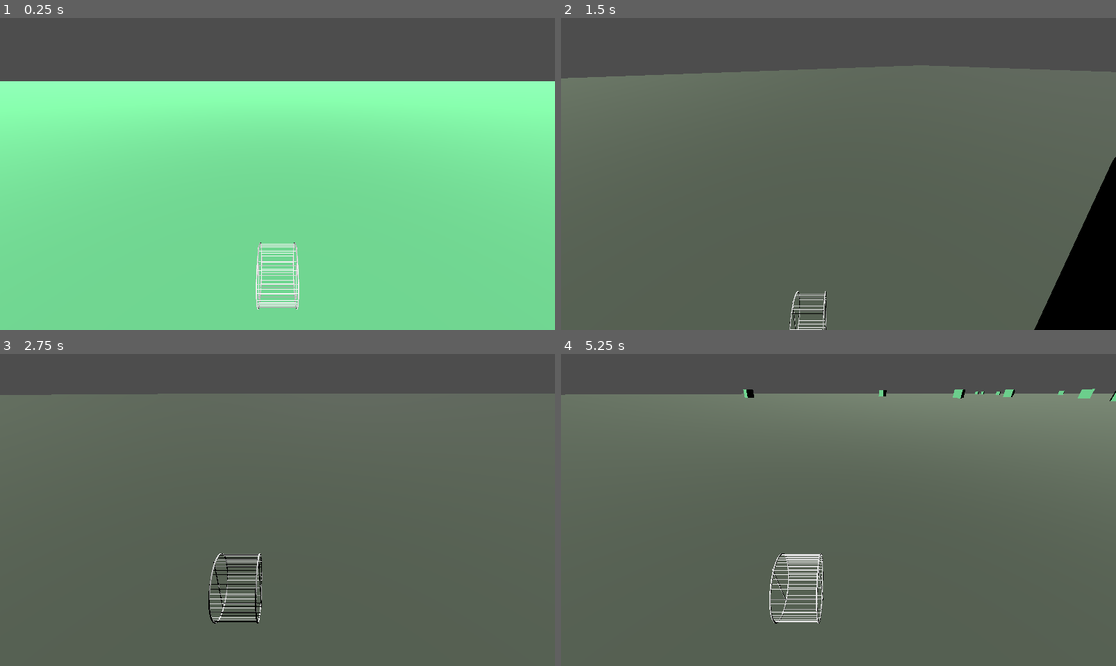
Above: before the commit, frames 1-4 (two rows, left to right).
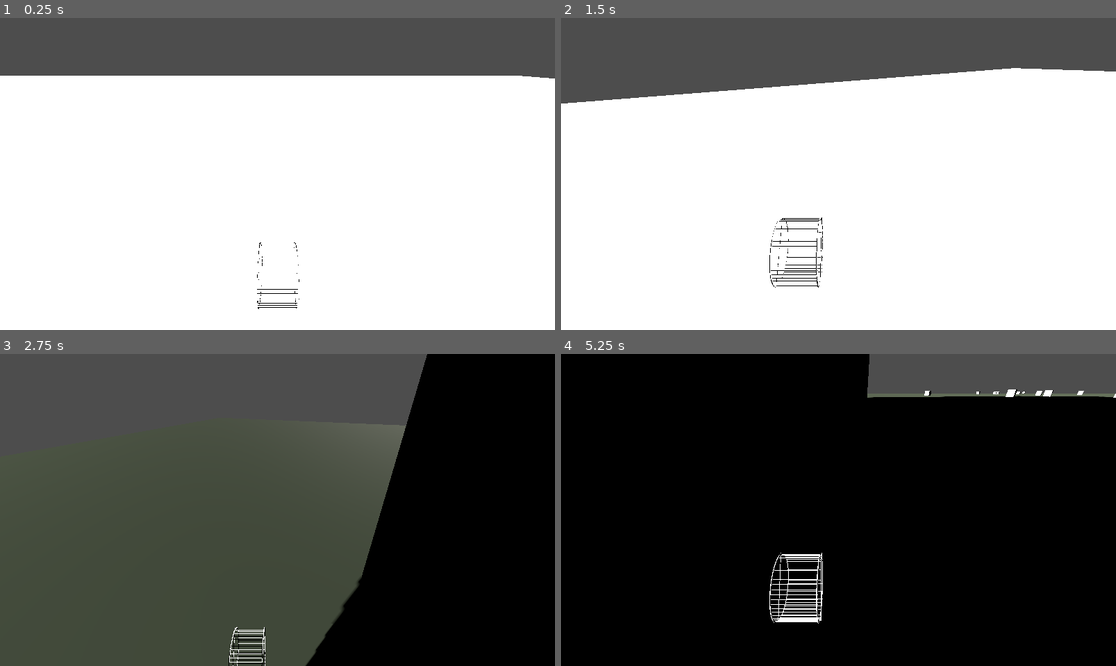
Above: after the commit, the same moments.

Repository: MlSHl/very-serious-gamejam
Game: Godot game, scene res://scenes/main.tscn
Same seed, same stepped clock (60 frames per second), same inputs: the game is played once before the commit and once after it.
Inputs:
- Up to frame 1 (0.25 s): no input
- Up to frame 2 (1.5 s): hold D (right) 0.53-1.28 s; hold A (left) from 1.28 s (still down)
- Up to frame 3 (2.75 s): release A (left) at 2.03 s; hold D (right) from 2.03 s (still down)
- Up to frame 4 (5.25 s): release D (right) at 3.53 s; hold A (left) from 3.53 s (still down)

The runs differ from the first frame. In frame 1, 81% of the frame differs, in the area x 0-100%, y 18-100%; in frame 2, 83%; in frame 3, 69%; in frame 4, 94%, in the area x 0-100%, y 0-100%.

Commit message:
Added cellshading shader with modifiable parameter for threshold

Diff:
--- a/scenes/cuberd.tscn
+++ b/scenes/cuberd.tscn
@@ -1,11 +1,16 @@
 [gd_scene format=3 uid="uid://dx3nhy6fwqfmr"]
+
+[ext_resource type="Shader" uid="uid://kwhwhvy2mrjf" path="res://shaders/cellshader.gdshader" id="1_n6m1a"]
 
 [sub_resource type="BoxShape3D" id="BoxShape3D_fvywy"]
 
 [sub_resource type="BoxMesh" id="BoxMesh_4gydr"]
 
-[sub_resource type="StandardMaterial3D" id="StandardMaterial3D_h6r57"]
-albedo_color = Color(0.49362105, 0.95354456, 0.6431106, 1)
+[sub_resource type="ShaderMaterial" id="ShaderMaterial_4gydr"]
+render_priority = 0
+shader = ExtResource("1_n6m1a")
+shader_parameter/shadow_color = Color(0, 0, 0, 1)
+shader_parameter/threshold = 0.01
 
 [node name="StaticBody3D" type="StaticBody3D" unique_id=282728119]
 
@@ -14,4 +19,4 @@
 
 [node name="MeshInstance3D" type="MeshInstance3D" parent="." unique_id=1988521198]
 mesh = SubResource("BoxMesh_4gydr")
-surface_material_override/0 = SubResource("StandardMaterial3D_h6r57")
+surface_material_override/0 = SubResource("ShaderMaterial_4gydr")
--- a/scenes/main.tscn
+++ b/scenes/main.tscn
@@ -30,7 +30,9 @@
 shape = SubResource("WorldBoundaryShape3D_o5qli")
 
 [node name="DirectionalLight3D" type="DirectionalLight3D" parent="." unique_id=504661164]
-transform = Transform3D(0.8071355, -0.5903662, 0, 0.40079397, 0.5479566, 0.7342396, -0.43347022, -0.59263086, 0.67889047, 0, 3.945864, 0)
+transform = Transform3D(0.32077828, -0.88890374, -0.3270346, 0.9051622, 0.18603277, 0.38219532, -0.2788958, -0.41861925, 0.8642773, -17.268442, 35.494774, 42.325867)
+light_color = Color(1, 1, 0.9372549, 1)
+shadow_enabled = true
 
 [node name="StaticBody3D2" parent="." unique_id=282728119 instance=ExtResource("2_0wfyh")]
 transform = Transform3D(1, 0, 0, 0, 1, 0, 0, 0, 1, 9, 0.5, -13)
--- a/scenes/player.tscn
+++ b/scenes/player.tscn
@@ -2,13 +2,61 @@
 
 [ext_resource type="Script" uid="uid://igmce3ebiefd" path="res://scripts/player.gd" id="1_3vyb7"]
 [ext_resource type="PackedScene" uid="uid://cc4kg56lpu271" path="res://assets/models/hamster_wheel_v0.3.glb" id="2_g2els"]
+[ext_resource type="Shader" uid="uid://kwhwhvy2mrjf" path="res://shaders/cellshader.gdshader" id="3_qhqgy"]
 
 [sub_resource type="CylinderShape3D" id="CylinderShape3D_qhqgy"]
-height = 0.1
+height = 0.125
 radius = 0.1
 
+[sub_resource type="ShaderMaterial" id="ShaderMaterial_dqkch"]
+render_priority = 0
+shader = ExtResource("3_qhqgy")
+shader_parameter/shadow_color = Color(0, 0, 0, 1)
+shader_parameter/threshold = 0.01
+
+[sub_resource type="ShaderMaterial" id="ShaderMaterial_qlg0r"]
+render_priority = 0
+shader = ExtResource("3_qhqgy")
+shader_parameter/shadow_color = Color(0, 0, 0, 1)
+shader_parameter/threshold = 0.01
+
+[sub_resource type="ShaderMaterial" id="ShaderMaterial_tuyoq"]
+render_priority = 0
+shader = ExtResource("3_qhqgy")
+shader_parameter/shadow_color = Color(0, 0, 0, 1)
+shader_parameter/threshold = 0.01
+
+[sub_resource type="ShaderMaterial" id="ShaderMaterial_fjrip"]
+render_priority = 0
+shader = ExtResource("3_qhqgy")
+shader_parameter/shadow_color = Color(0, 0, 0, 1)
+shader_parameter/threshold = 0.01
+
+[sub_resource type="ShaderMaterial" id="ShaderMaterial_smehm"]
+render_priority = 0
+shader = ExtResource("3_qhqgy")
+shader_parameter/shadow_color = Color(0, 0, 0, 1)
+shader_parameter/threshold = 0.01
+
+[sub_resource type="ShaderMaterial" id="ShaderMaterial_ur7pv"]
+render_priority = 0
+shader = ExtResource("3_qhqgy")
+shader_parameter/shadow_color = Color(0, 0, 0, 1)
+shader_parameter/threshold = 0.01
+
+[sub_resource type="ShaderMaterial" id="ShaderMaterial_y4r1p"]
+render_priority = 0
+shader = ExtResource("3_qhqgy")
+shader_parameter/shadow_color = Color(0, 0, 0, 1)
+shader_parameter/threshold = 0.01
+
+[sub_resource type="ShaderMaterial" id="ShaderMaterial_d2wvv"]
+render_priority = 0
+shader = ExtResource("3_qhqgy")
+shader_parameter/shadow_color = Color(0, 0, 0, 1)
+shader_parameter/threshold = 0.01
+
 [node name="player" type="CharacterBody3D" unique_id=1076470779]
-transform = Transform3D(0.2, 0, 0, 0, 0.2, 0, 0, 0, 0.2, 0, 0, 0)
 script = ExtResource("1_3vyb7")
 
 [node name="CollisionShape3D" type="CollisionShape3D" parent="." unique_id=1392066775]
@@ -20,13 +68,31 @@
 
 [node name="wheel" parent="." unique_id=497356792 instance=ExtResource("2_g2els")]
 
-[node name="Arm Support" parent="wheel" index="5" unique_id=1236032062]
+[node name="Right Rim" parent="wheel" index="0" unique_id=803617691]
+surface_material_override/0 = SubResource("ShaderMaterial_dqkch")
+
+[node name="Rungs" parent="wheel" index="1" unique_id=1955941831]
+surface_material_override/0 = SubResource("ShaderMaterial_qlg0r")
+
+[node name="Right Axle Mount" parent="wheel" index="2" unique_id=2137826279]
+surface_material_override/0 = SubResource("ShaderMaterial_tuyoq")
+
+[node name="Left Rim" parent="wheel" index="3" unique_id=301334924]
+surface_material_override/0 = SubResource("ShaderMaterial_fjrip")
+
+[node name="Left Axle Mount" parent="wheel" index="4" unique_id=897583943]
+surface_material_override/0 = SubResource("ShaderMaterial_smehm")
+
+[node name="Arm Support" parent="wheel" index="5" unique_id=2013401345]
 visible = false
+surface_material_override/0 = SubResource("ShaderMaterial_ur7pv")
 
-[node name="Left Arm" parent="wheel" index="6" unique_id=1273723606]
+[node name="Left Arm" parent="wheel" index="6" unique_id=792587244]
 visible = false
+surface_material_override/0 = SubResource("ShaderMaterial_y4r1p")
 
-[node name="Right Arm" parent="wheel" index="7" unique_id=364203362]
+[node name="Right Arm" parent="wheel" index="7" unique_id=916235670]
 visible = false
+surface_material_override/0 = SubResource("ShaderMaterial_d2wvv")
 
 [editable path="wheel"]
--- a/scripts/player.gd
+++ b/scripts/player.gd
@@ -1,9 +1,9 @@
 extends CharacterBody3D
 
 
-const SPEED = 20.0
+const SPEED = 10.0
 const ROTATION_SPEED = 4.0
-const ROLLING_SPEED = 20.0
+const ROLLING_SPEED = 10.0
 const MAX_CAMERA_DELTA_X := 0.1
 const MAX_CAMERA_DELTA_Y := 0.4
 
--- /dev/null
+++ b/shaders/cellshader.gdshader
@@ -0,0 +1,16 @@
+shader_type spatial;
+
+uniform sampler2D tex : source_color;
+uniform vec3 shadow_color: source_color;
+uniform float threshold = 0.01;
+
+void fragment() {
+	ALBEDO = texture(tex, UV).rgb;
+}
+
+void light() {
+	float dotproduct = max(dot(NORMAL, LIGHT), 0.0);
+	float band = step(threshold, dotproduct);
+	vec3 toon_color = mix(shadow_color, ALBEDO, band);
+	DIFFUSE_LIGHT += toon_color * LIGHT_COLOR ;
+}
Not shown, added: shaders/cellshader.gdshader.uid
